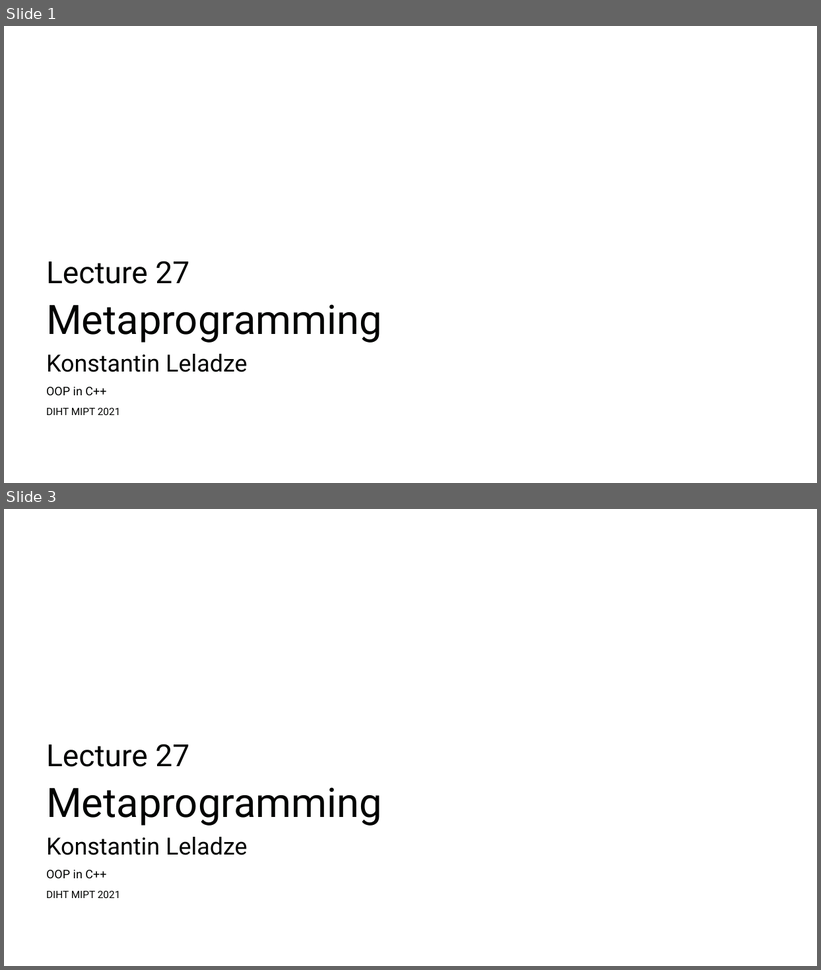
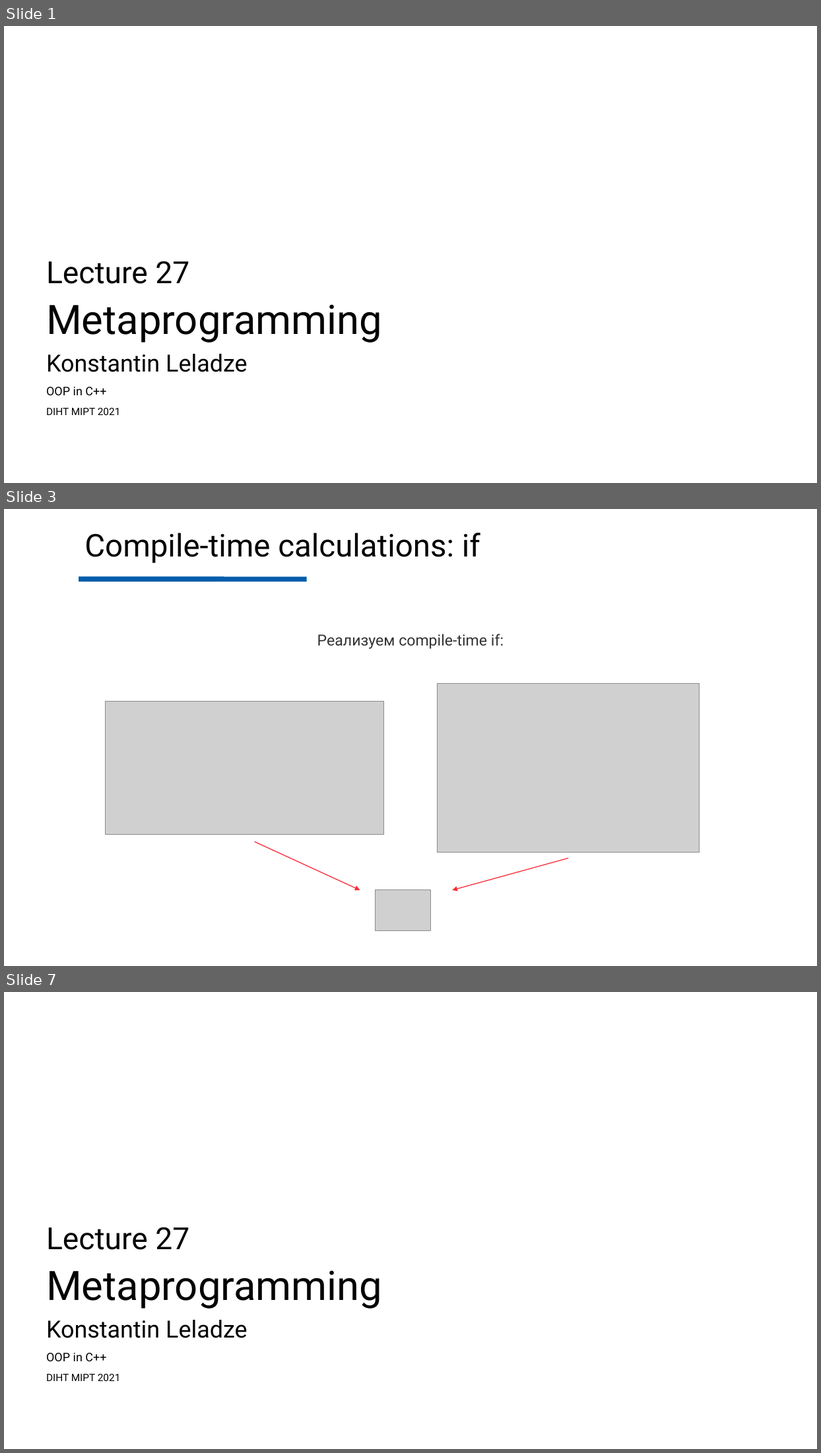
Before and after one commit to Costello1329/cpp-mipt-2021, a slide deck: lectures/lecture-27/draft.pptx. Shown one above the other, each under a label of ours: slides 1 and 3 before the commit, slides 1, 3 and 7 after it; the slides between them are not shown. The pictures are 821x970 and 821x1453 pixels, drawn with LibreOffice and Linux fonts; fonts in the diff are those of the drawing; grey boxes stand for pictures; background and template pictures are left out. Boxes give left, top, right and bottom in pixels: in the first picture for what was removed or moved away, otherwise in the second. Text is boxed around its words. In the diff, an @@ line names an element or a change of style, - is before the commit and + after.

```diff
--- a/lectures/lecture-27/draft.pptx
+++ b/lectures/lecture-27/draft.pptx
@@ slide 3 added at box(4, 509, 817, 966), background #FEFEFE @@
@@ text added at box(85, 533, 481, 563), 37 pt, text #020302 @@
+Compile-time calculations: if
@@ line added from (79, 579) to (306, 579), #015DAC 6 pt @@
@@ text added at box(318, 634, 504, 649), 18 pt, text #323332 @@
+Реализуем compile-time if:
@@ picture added at box(437, 684, 700, 852) @@
@@ picture added at box(105, 702, 384, 835) @@
@@ arrow added from (255, 842) to (360, 890), #FB2B38 1 pt @@
@@ arrow added from (568, 859) to (452, 890), #FB2B38 1 pt @@
@@ picture added at box(376, 890, 430, 931) @@
@@ what was slide 3 is now slide 7 @@
```
Also in this commit, not shown: 4 other slides added, 1 slide removed.
